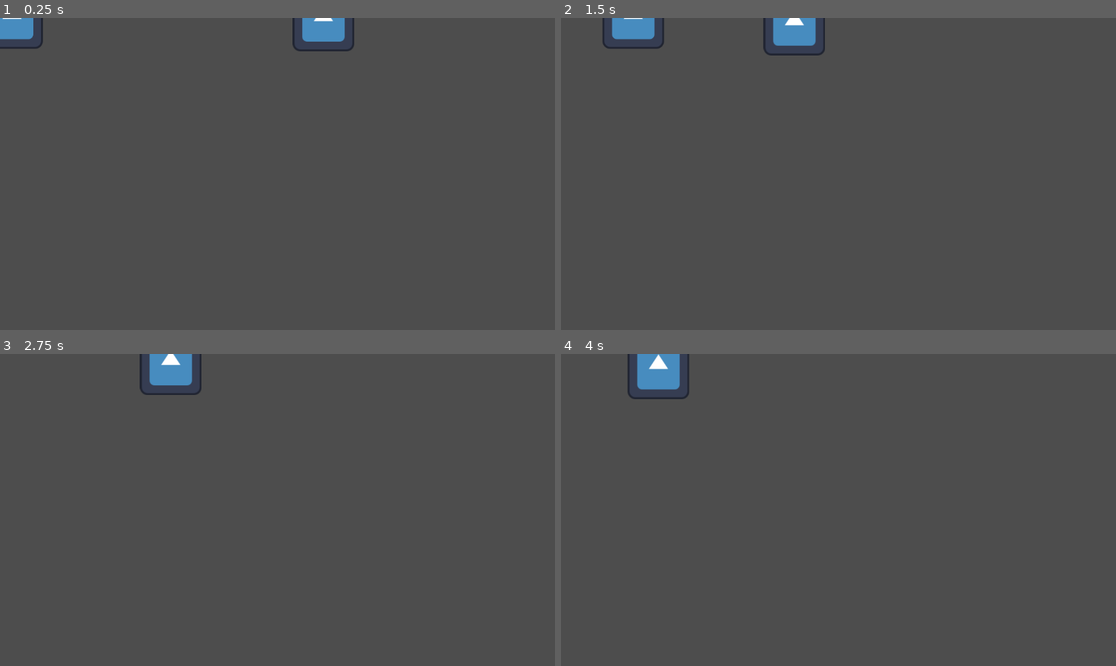
Above: before the commit, frames 1-4 (two rows, left to right).
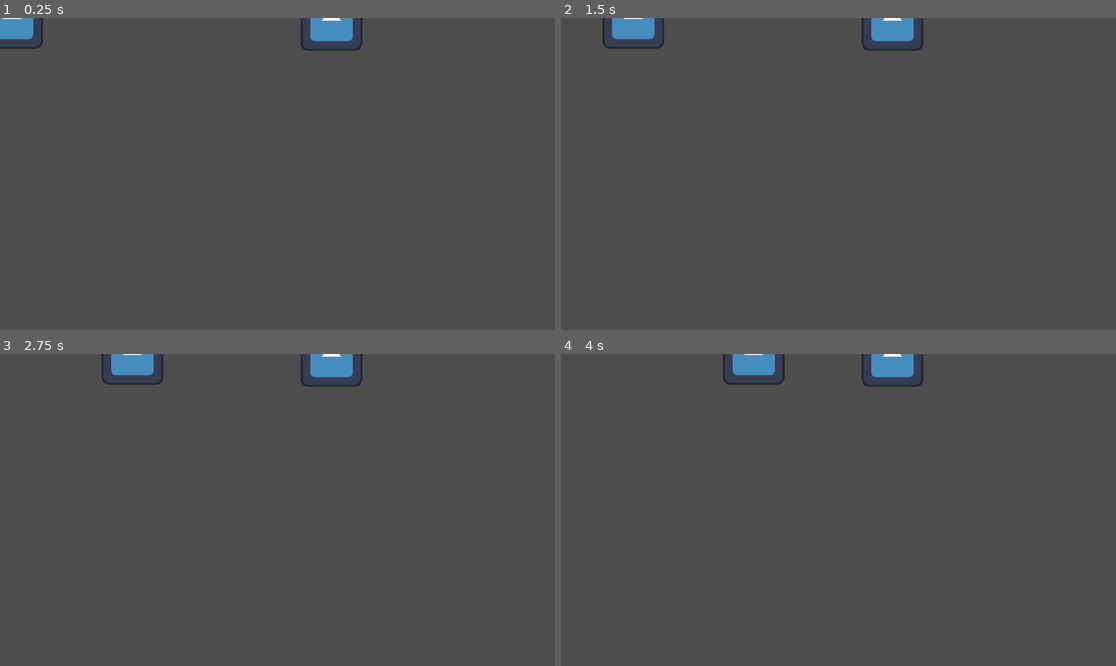
Above: after the commit, the same moments.

Repository: billystein25/GlobalGameJam2026
Game: Godot game, scene res://scenes/tests/enemy_hit_bullet_test.tscn
Same seed, same stepped clock (60 frames per second), same inputs: the game is played once before the commit and once after it. This scene is started directly instead of the project's main scene. The engine's default icon, where the game draws it, is replaced by a stand-in: a white triangle on a blue panel in a dark square.
Inputs:
- Up to frame 1 (0.25 s): no input
- Up to frame 2 (1.5 s): no input
- Up to frame 3 (2.75 s): no input
- Up to frame 4 (4 s): no input

The runs differ from the first frame. In frame 1, 0.5% of the frame differs, in the area x 52-66%, y 0-11%; in frame 2, 1.6%; in frame 3, 2.2%; in frame 4, 2.5%, in the area x 12-66%, y 0-15%.
Error after the commit: Invalid access to property or key 'health' on a base object of type 'Nil'. (res://scenes/enemy.gd:22)

Commit message:
implemented object pooling for bullets

Diff:
--- a/custom resources/bullet.gd
+++ b/custom resources/bullet.gd
@@ -9,6 +9,7 @@
 @export_group("Bullet Properties")
 @export var damage: float = 10.0
 @export var shots_per_second: float = 1.0
+var seconds_per_shot: float = 1.0 / shots_per_second
 ## Only works when [member shot_type] is [constant ShotType.SHOTGUN].
 @export var bullets_per_shot: int = 1
 @export var shot_type: ShotType = ShotType.RAPID
--- a/project.godot
+++ b/project.godot
@@ -19,6 +19,11 @@
 
 Globals="*uid://cewk2hstroso8"
 
+[global_group]
+
+Enemy="All enemies should be in this group"
+player="Only the player should have this group"
+
 [physics]
 
 3d/physics_engine="Jolt Physics"
--- a/scenes/bullet_area/bullet_area.gd
+++ b/scenes/bullet_area/bullet_area.gd
@@ -1,5 +1,9 @@
 class_name BulletArea
 extends Area2D
+
+
+signal deactivate_bullet(bullet: BulletArea)
+
 
 @export var _bullet_data: Bullet
 @export var _direction: Vector2 = Vector2.ZERO
@@ -8,35 +12,54 @@
 @export_group("Node References")
 @export var collision_shape_2d: CollisionShape2D
 @export var sprite_2d: Sprite2D
+@export var force_innactive_timer: Timer
 
 
 # Called when the node enters the scene tree for the first time.
 func _ready() -> void:
 	body_entered.connect(_on_hit_body)
+	force_innactive_timer.timeout.connect(_on_force_innactive)
 
 
 func _physics_process(delta: float) -> void:
 	position += _direction * _speed * delta
 
 
+func deactivate() -> void:
+	self._speed = 0.0
+	set_deferred("monitoring", false)
+	deactivate_bullet.emit(self)
+	force_innactive_timer.stop()
+
+
+func activate() -> void:
+	set_deferred("monitoring", true)
+	force_innactive_timer.start()
+
+
 func _on_hit_body(body: Node2D) -> void:
 	if body.has_method("got_hit"):
 		body.got_hit(_bullet_data, _direction)
-		queue_free()
+		deactivate()
+
+
+func _on_force_innactive() -> void:
+	deactivate_bullet.emit(self)
 
 
 static func create_bullet(dir: Vector2, data: Bullet) -> BulletArea:
 	var blt_packed_scene: PackedScene = load("uid://4is5wcssq4ed")
 	var blt_scene: BulletArea = blt_packed_scene.instantiate()
-	if not data:
-		data = Bullet.new()
-	else:
-		blt_scene._bullet_data = data
-	blt_scene._speed = randf_range(data.min_bullet_speed, data.max_bullet_speed)
-	blt_scene._direction = dir.rotated(randf_range(-deg_to_rad(data.spread), deg_to_rad(data.spread)))
-	blt_scene.collision_shape_2d.shape = data.collision_box
-	blt_scene.sprite_2d.texture = data.texture
+	BulletArea.assign_properties_to_bullet(blt_scene, dir, data)
 
 	return blt_scene
 
+static func assign_properties_to_bullet(bullet: BulletArea, dir: Vector2, data: Bullet) -> BulletArea:
+	bullet._bullet_data = data
+	bullet._speed = randf_range(data.min_bullet_speed, data.max_bullet_speed)
+	bullet._direction = dir.rotated(randf_range(-deg_to_rad(data.spread), deg_to_rad(data.spread)))
+	bullet.collision_shape_2d.shape = data.collision_box
+	bullet.sprite_2d.texture = data.texture
+	return bullet
+
 # ****************************
--- a/scenes/bullet_area/bullet_area.tscn
+++ b/scenes/bullet_area/bullet_area.tscn
@@ -2,11 +2,18 @@
 
 [ext_resource type="Script" uid="uid://dhn27ykui53l3" path="res://scenes/bullet_area/bullet_area.gd" id="1_dc4lx"]
 
-[node name="BulletArea" type="Area2D" unique_id=1387364929 node_paths=PackedStringArray("collision_shape_2d", "sprite_2d")]
+[node name="BulletArea" type="Area2D" unique_id=1387364929 node_paths=PackedStringArray("collision_shape_2d", "sprite_2d", "force_innactive_timer")]
+collision_layer = 0
+collision_mask = 0
 script = ExtResource("1_dc4lx")
 collision_shape_2d = NodePath("CollisionShape2D")
 sprite_2d = NodePath("Sprite2D")
+force_innactive_timer = NodePath("ForceInnactiveTimer")
 
 [node name="Sprite2D" type="Sprite2D" parent="." unique_id=485486816]
 
 [node name="CollisionShape2D" type="CollisionShape2D" parent="." unique_id=2063508638]
+
+[node name="ForceInnactiveTimer" type="Timer" parent="." unique_id=1137557993]
+wait_time = 10.0
+one_shot = true
--- a/scenes/enemy.gd
+++ b/scenes/enemy.gd
@@ -1,17 +1,21 @@
 class_name Enemy
 extends CharacterBody2D
+
+signal request_spawn_bullet(pos: Vector2, dir: Vector2, data: Bullet)
 
 var isAlive = true
 
 #imports
 @onready var animsprite: AnimatedSprite2D = $AnimatedSprite2D
-@onready var player = get_tree().get_first_node_in_group("player")
+@onready var player: Node2D = get_tree().get_first_node_in_group("player")
 @onready var snd_die = $snd_die
 @onready var snd_hit = $snd_hit
 
 
 #exports
 @export var enemy_resource: Enemy_resource
+@export_group("Node References")
+@export var time_to_shoot: Timer
 
 var knockback = Vector2.ZERO
 
@@ -19,6 +23,13 @@
 @onready var power = enemy_resource.power
 @onready var movementspeed = enemy_resource.acceleration
 @onready var maxspeed = enemy_resource.max_speed
+
+
+func _ready() -> void:
+	time_to_shoot.timeout.connect(_on_request_shoot)
+	time_to_shoot.wait_time = enemy_resource.bullet.seconds_per_shot
+
+
 
 func _physics_process(delta: float) -> void:
 
@@ -33,6 +44,12 @@
 		animsprite.flip_h = direction.x > 0
 
 		move_and_slide()
+
+
+func _on_request_shoot() -> void:
+	for i in enemy_resource.bullet.bullets_per_shot:
+		request_spawn_bullet.emit(position, position.direction_to(player.position), enemy_resource.bullet)
+	time_to_shoot.start()
 
 
 func anim():
--- a/scenes/enemy.tscn
+++ b/scenes/enemy.tscn
@@ -19,10 +19,11 @@
 radius = 68.0
 height = 150.0
 
-[node name="CharacterBody2D" type="CharacterBody2D" unique_id=1655233537]
+[node name="CharacterBody2D" type="CharacterBody2D" unique_id=1655233537 node_paths=PackedStringArray("time_to_shoot") groups=["Enemy"]]
 safe_margin = 9.144
 script = ExtResource("1_7p1mj")
 enemy_resource = SubResource("Resource_xwavj")
+time_to_shoot = NodePath("TimeToShoot")
 
 [node name="Sprite2D" type="Sprite2D" parent="." unique_id=2134237476]
 position = Vector2(0, -69.25)
@@ -40,3 +41,7 @@
 pitch_scale = 4.0
 
 [node name="snd_die" type="AudioStreamPlayer" parent="." unique_id=886338663]
+
+[node name="TimeToShoot" type="Timer" parent="." unique_id=1418818892]
+one_shot = true
+autostart = true
--- /dev/null
+++ b/scenes/root/game_manager.gd
@@ -0,0 +1,39 @@
+class_name GameManager
+extends Node
+
+@export_group("Node References")
+@export var enemies: Node
+@export var projectiles: Node
+
+
+var active_bullets: Array[BulletArea]
+var innactive_bullets: Array[BulletArea]
+
+
+# Called when the node enters the scene tree for the first time.
+func _ready() -> void:
+	for enemy in get_tree().get_nodes_in_group("Enemy"):
+		enemy.request_spawn_bullet.connect(_on_enemy_spawn_bullet)
+
+
+func _on_enemy_spawn_bullet(pos: Vector2, dir: Vector2, data: Bullet) -> void:
+	print("shoot from manager")
+	var this_bullet: BulletArea
+	if innactive_bullets.size() > 0:
+		this_bullet = innactive_bullets.pop_front()
+		BulletArea.assign_properties_to_bullet(this_bullet, dir, data)
+		this_bullet.activate()
+	else:
+		this_bullet = BulletArea.create_bullet(dir, data)
+		this_bullet.deactivate_bullet.connect(_on_bullet_deactivate)
+		projectiles.add_child(this_bullet)
+	active_bullets.append(this_bullet)
+	this_bullet.position = pos
+	this_bullet.activate()
+
+
+func _on_bullet_deactivate(bullet: BulletArea) -> void:
+	innactive_bullets.append(active_bullets.pop_at(active_bullets.find(bullet)))
+
+
+# ***************************************
--- /dev/null
+++ b/scenes/root/game_manager.tscn
@@ -0,0 +1,19 @@
+[gd_scene format=3 uid="uid://dl36k8kgol72g"]
+
+[ext_resource type="Script" uid="uid://hmw2bx6cbghr" path="res://scenes/root/game_manager.gd" id="1_2ofal"]
+[ext_resource type="PackedScene" uid="uid://bi38a0e7ae2gf" path="res://scenes/enemy.tscn" id="2_r7s56"]
+
+[node name="GameManager" type="Node" unique_id=993008258 node_paths=PackedStringArray("enemies", "projectiles")]
+script = ExtResource("1_2ofal")
+enemies = NodePath("Enemies")
+projectiles = NodePath("Projectiles")
+
+[node name="Enemies" type="Node" parent="." unique_id=1442895623]
+
+[node name="CharacterBody2D" parent="Enemies" unique_id=1655233537 instance=ExtResource("2_r7s56")]
+position = Vector2(95, 192)
+
+[node name="Projectiles" type="Node" parent="." unique_id=320170466]
+
+[node name="Node" type="Node2D" parent="." unique_id=1122484952 groups=["player"]]
+position = Vector2(918, 375)
--- a/scenes/tests/enemy_hit_bullet_test.tscn
+++ b/scenes/tests/enemy_hit_bullet_test.tscn
@@ -19,3 +19,4 @@
 
 [node name="CharacterBody2D" parent="." unique_id=1655233537 instance=ExtResource("3_ggy53")]
 position = Vector2(688, 73)
+enemy_resource = null
Not shown, added: scenes/root/game_manager.gd.uid
